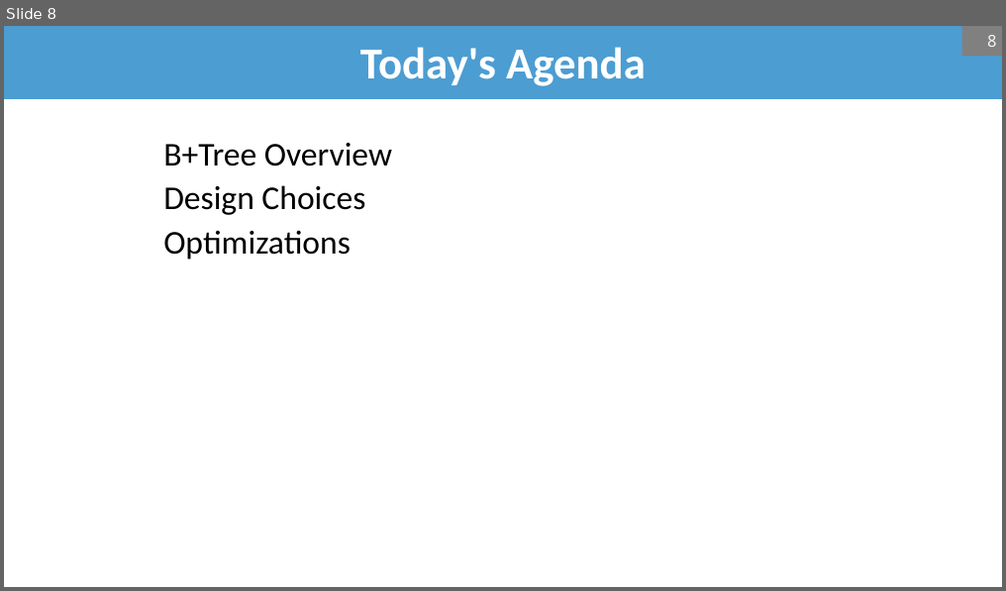
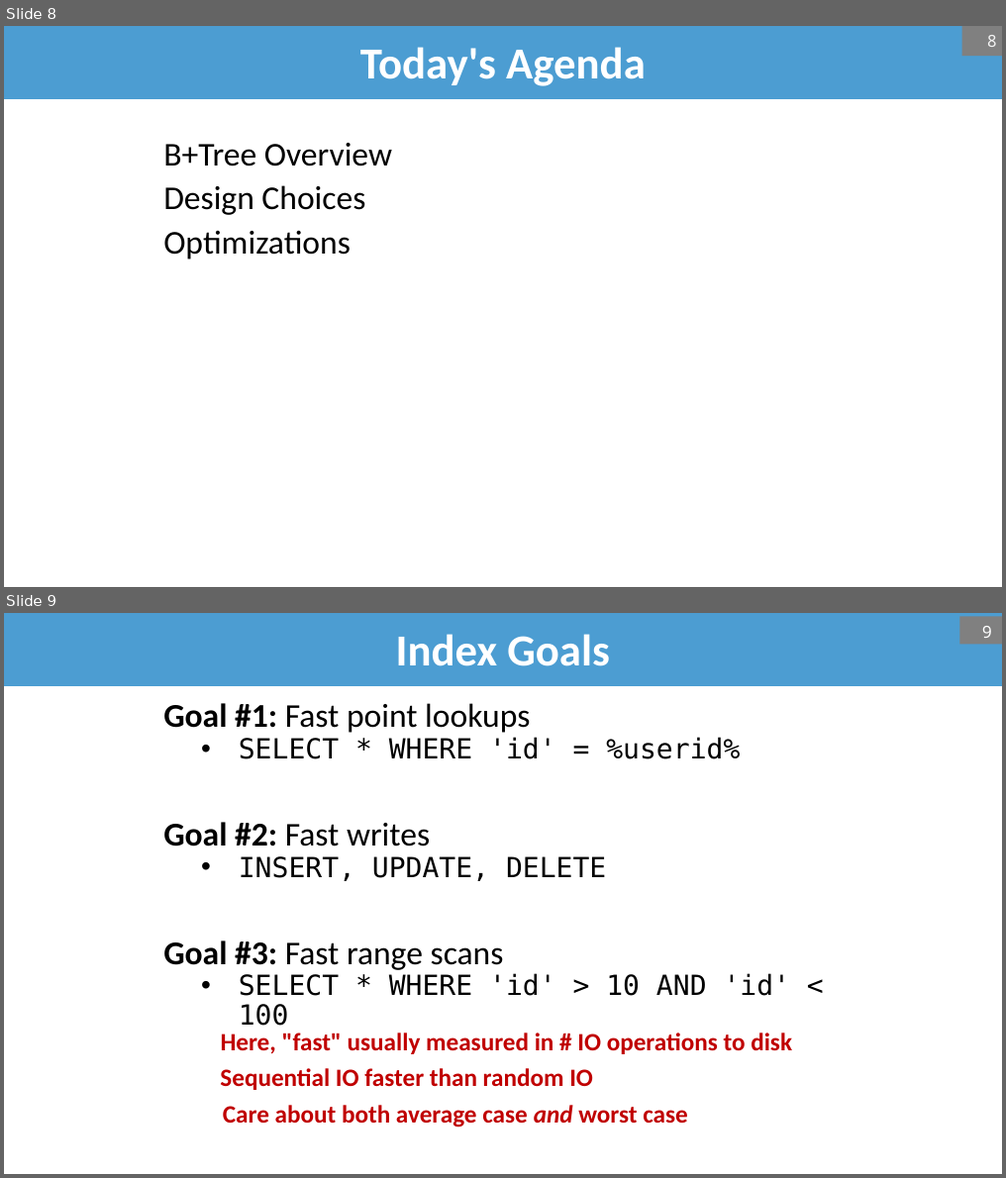
Before and after one commit to bsb20/bsb20.github.io, a slide deck: docs/421_f26/lectures/L7.pptx. Shown one above the other, each under a label of ours: slide 8 before the commit, slides 8 and 9 after it. The pictures are 1006x591 and 1006x1178 pixels, drawn with LibreOffice and Linux fonts; fonts in the diff are those of the drawing; background and template pictures are left out. Boxes give left, top, right and bottom in pixels: in the first picture for what was removed or moved away, otherwise in the second. Text is boxed around its words. In the diff, an @@ line names an element or a change of style, - is before the commit and + after.

```diff
--- a/docs/421_f26/lectures/L7.pptx
+++ b/docs/421_f26/lectures/L7.pptx
@@ slide 9 added at bbox=[4, 613, 1002, 1174], background #FFFFFF @@
@@ title added at bbox=[4, 613, 1002, 686], fill #4C9DD2, 32 pt, text #FFFFFF, bold @@
+Index Goals
@@ page number added at bbox=[960, 616, 1002, 644], fill #808080, 12 pt, text #FFFFFF @@
+9
@@ text added at bbox=[163, 703, 791, 1026], 20 pt, text #000000 @@
+Goal #1: Fast point lookups
+  • SELECT * WHERE 'id' = %userid%
+Goal #2: Fast writes
+  • INSERT, UPDATE, DELETE
+Goal #3: Fast range scans
+  • SELECT * WHERE 'id' > 10 AND 'id' < 100
@@ text added at bbox=[221, 1033, 792, 1055], 18 pt, text #C00000, bold @@
+Here, "fast" usually measured in # IO operations to disk
@@ text added at bbox=[220, 1068, 593, 1090], 18 pt, text #C00000, bold @@
+Sequential IO faster than random IO
@@ text added at bbox=[223, 1105, 688, 1128], 18 pt, text #C00000, bold @@
+Care about both average case and worst case
```
Also in this commit, not shown: 5 slides changed, 5 other slides added, 1 other file.
